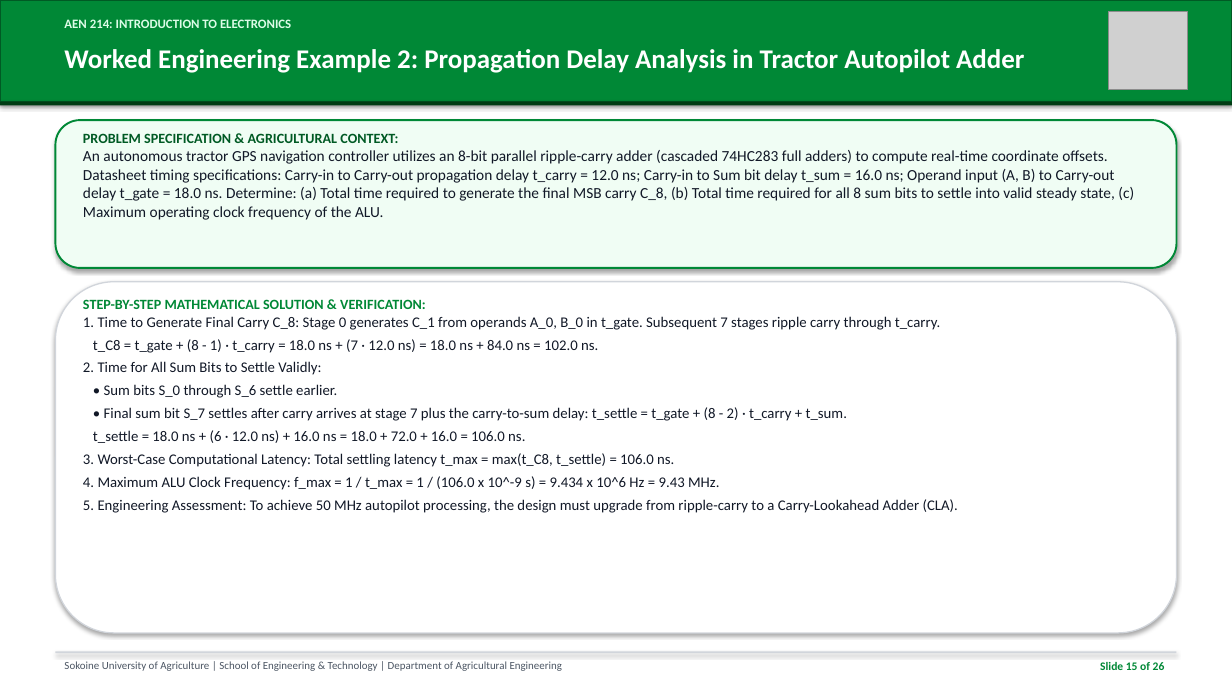
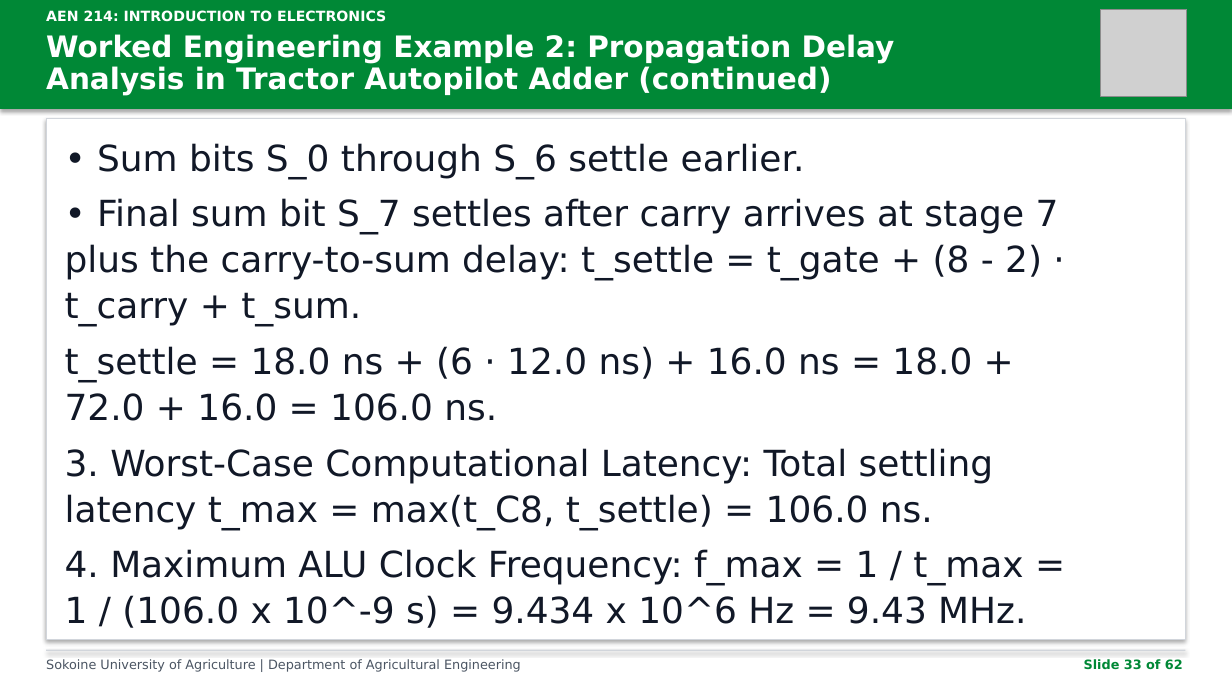
Before and after one commit to kadefue/Course_Notes, a slide deck: slide 33 of AEN 214/Lectures/AEN_214_Lecture_8.pptx (slide 15 before the commit). Drawn at 1232x693 pixels with LibreOffice and Linux fonts; fonts in the diff are those of the drawing; grey boxes stand for pictures. Boxes give left, top, right and bottom in pixels: in the first picture for what was removed or moved away, otherwise in the second. Text is boxed around its words. In the diff, an @@ line names an element or a change of style, - is before the commit and + after.

Commit message:
Refactor slide generation script and update lecture materials
- Updated README.md to include requirements for the slide generator.
- Refactored build_slides.py to improve readability and maintainability.
- Enhanced slide layout and design for better presentation quality.
- Added functionality to generate slides in a specified output directory.
- Updated lecture content for Lectures 8 and 9 in PDF and PPTX formats.

```diff
--- a/AEN 214/Lectures/AEN_214_Lecture_8.pptx
+++ b/AEN 214/Lectures/AEN_214_Lecture_8.pptx
@@ rectangle resized from (x1=0, y1=0, x2=1232, y2=102) to (x1=0, y1=0, x2=1232, y2=109) @@
@@ rectangle at (x1=0, y1=0, x2=1232, y2=109): outline #005A24 1.5 pt to none @@
@@ text "AEN 214: INTRODUCTION TO ELECTRONICS" moved from (x1=64, y1=19, x2=291, y2=28) to (x1=46, y1=10, x2=386, y2=22) @@
@@ text "AEN 214: INTRODUCTION TO ELECTRONICS" at (x1=46, y1=10, x2=386, y2=22): size 10 to 11 pt, font Calibri to DejaVu Sans, text colour #DCFCE7 to #FFFFFF @@
@@ picture resized from (x1=1109, y1=11, x2=1188, y2=90) to (x1=1100, y1=9, x2=1187, y2=96) @@
@@ text at (x1=46, y1=34, x2=895, y2=95): text changed; size 21 to 23 pt; font Calibri to DejaVu Sans @@
-Worked Engineering Example 2: Propagation Delay Analysis in Tractor Autopilot Adder
+Worked Engineering Example 2: Propagation Delay
+Analysis in Tractor Autopilot Adder (continued)
@@ rectangle removed at (x1=0, y1=102, x2=1232, y2=105) @@
@@ rectangle added at (x1=46, y1=118, x2=1186, y2=640), fill #FFFFFF, outline #D1D5DB 0.75 pt @@
@@ rounded rectangle removed at (x1=55, y1=120, x2=1177, y2=268) @@
@@ text removed at (x1=83, y1=133, x2=1134, y2=220) @@
-PROBLEM SPECIFICATION & AGRICULTURAL CONTEXT:
-An autonomous tractor GPS navigation controller utilizes an 8-bit parallel ripple-carry adder (cascaded 74HC283 full adders) to compute real-time coordinate offsets. Datasheet timing specifications: Carry-in to Carry-out propagation delay t_carry = 12.0 ns; Carry-in to Sum bit delay t_sum = 16.0 ns; Operand input (A, B) to Carry-out delay t_gate = 18.0 ns. Determine: (a) Total time required to generate the final MSB carry C_8, (b) Total time required for all 8 sum bits to settle into valid steady state, (c) Maximum operating clock frequency of the ALU.
@@ text added at (x1=97, y1=143, x2=805, y2=179), 28 pt, text #111827 @@
+• Sum bits S_0 through S_6 settle earlier.
@@ text added at (x1=65, y1=198, x2=1059, y2=327), 28 pt, text #111827 @@
+• Final sum bit S_7 settles after carry arrives at stage 7
+plus the carry-to-sum delay: t_settle = t_gate + (8 - 2) ·
+t_carry + t_sum.
@@ rounded rectangle removed at (x1=55, y1=282, x2=1177, y2=633) @@
@@ text removed at (x1=83, y1=299, x2=958, y2=513) @@
-STEP-BY-STEP MATHEMATICAL SOLUTION & VERIFICATION:
-1. Time to Generate Final Carry C_8: Stage 0 generates C_1 from operands A_0, B_0 in t_gate. Subsequent 7 stages ripple carry through t_carry.
-t_C8 = t_gate + (8 - 1) · t_carry = 18.0 ns + (7 · 12.0 ns) = 18.0 ns + 84.0 ns = 102.0 ns.
-2. Time for All Sum Bits to Settle Validly:
-• Sum bits S_0 through S_6 settle earlier.
-• Final sum bit S_7 settles after carry arrives at stage 7 plus the carry-to-sum delay: t_settle = t_gate + (8 - 2) · t_carry + t_sum.
-t_settle = 18.0 ns + (6 · 12.0 ns) + 16.0 ns = 18.0 + 72.0 + 16.0 = 106.0 ns.
-3. Worst-Case Computational Latency: Total settling latency t_max = max(t_C8, t_settle) = 106.0 ns.
-4. Maximum ALU Clock Frequency: f_max = 1 / t_max = 1 / (106.0 x 10^-9 s) = 9.434 x 10^6 Hz = 9.43 MHz.
-5. Engineering Assessment: To achieve 50 MHz autopilot processing, the design must upgrade from ripple-carry to a Carry-Lookahead Adder (CLA).
@@ text added at (x1=65, y1=346, x2=972, y2=421), 28 pt, text #111827 @@
+t_settle = 18.0 ns + (6 · 12.0 ns) + 16.0 ns = 18.0 +
+72.0 + 16.0 = 106.0 ns.
@@ text added at (x1=65, y1=448, x2=993, y2=530), 28 pt, text #111827 @@
+3. Worst-Case Computational Latency: Total settling
+latency t_max = max(t_C8, t_settle) = 106.0 ns.
@@ text added at (x1=65, y1=549, x2=1026, y2=628), 28 pt, text #111827 @@
+4. Maximum ALU Clock Frequency: f_max = 1 / t_max =
+1 / (106.0 x 10^-9 s) = 9.434 x 10^6 Hz = 9.43 MHz.
@@ rectangle resized from (x1=55, y1=652, x2=1177, y2=653) to (x1=46, y1=650, x2=1186, y2=651) @@
@@ text at (x1=46, y1=659, x2=521, y2=672): text changed; size 8.5 to 10 pt; font Calibri to DejaVu Sans @@
-Sokoine University of Agriculture | School of Engineering & Technology | Department of Agricultural Engineering
+Sokoine University of Agriculture | Department of Agricultural Engineering
@@ text at (x1=1084, y1=659, x2=1183, y2=670): text changed; size 9 to 10 pt; font Calibri to DejaVu Sans @@
-Slide 15 of 26
+Slide 33 of 62
```
Also in this commit, not shown: 25 other slides changed, 36 slides added, 19 other files.
